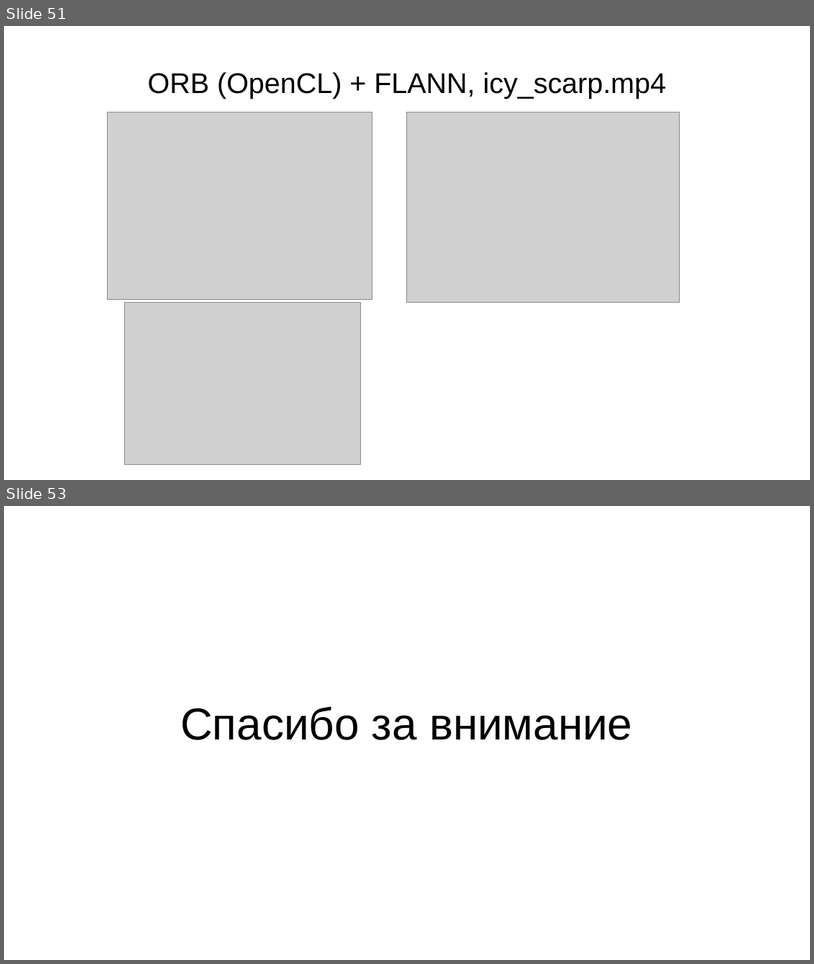
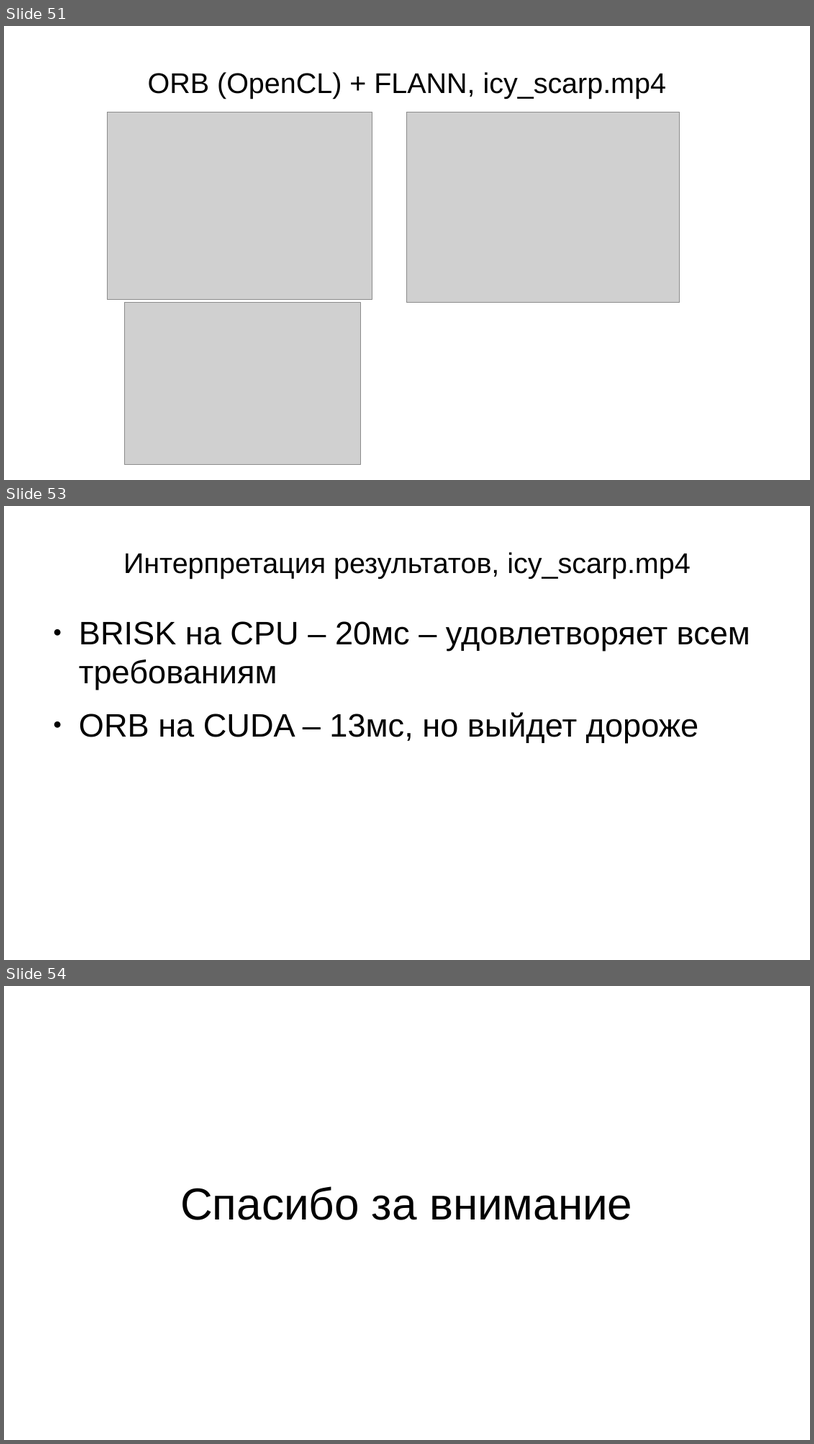
Before and after one commit to daniel-95/diploma, a slide deck: диплом/вкр.pptx. Shown one above the other, each under a label of ours: slides 51 and 53 before the commit, slides 51, 53 and 54 after it; the slides between them are not shown. The pictures are 814x964 and 814x1444 pixels, drawn with LibreOffice and Linux fonts; fonts in the diff are those of the drawing; grey boxes stand for pictures. Boxes give left, top, right and bottom in pixels: in the first picture for what was removed or moved away, otherwise in the second. Text is boxed around its words. In the diff, an @@ line names an element or a change of style, - is before the commit and + after.

```diff
--- a/диплом/вкр.pptx
+++ b/диплом/вкр.pptx
@@ slide 53 added at [4, 506, 810, 960], background #FFFFFF @@
@@ text added at [124, 552, 690, 579], 28 pt, text #000000 @@
+Интерпретация результатов, icy_scarp.mp4
@@ text added at [79, 621, 751, 743], 32 pt, text #000000 @@
+● BRISK на CPU – 20мс – удовлетворяет всем требованиям
+● ORB на CUDA – 13мс, но выйдет дороже
@@ what was slide 53 is now slide 54 @@
```
Also in this commit, not shown: 2 slides changed, 1 other file.
